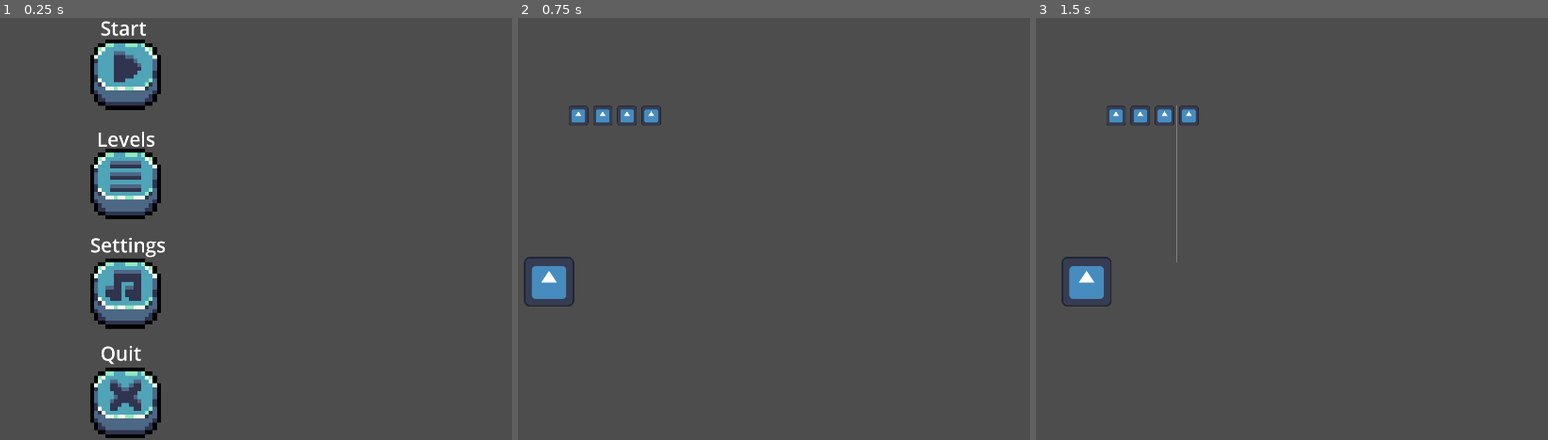
Above: before the commit, frames 1-3 (left to right).
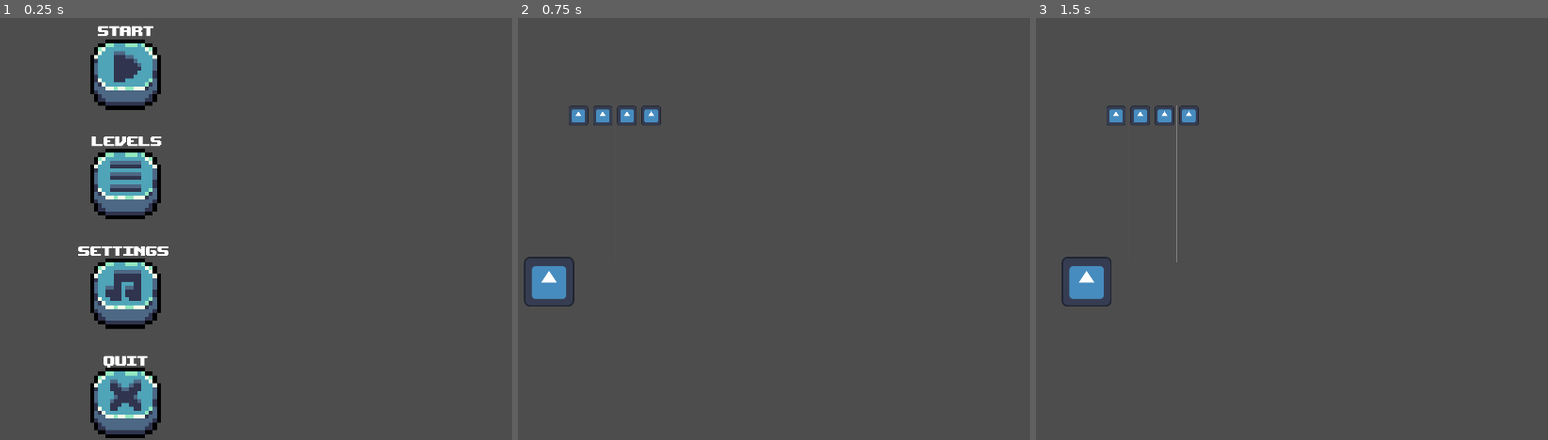
Above: after the commit, the same moments.

Repository: K0RIS/WinterMelonJam2023
Game: Godot game, scene res://assets/scenes/main_menu.tscn
Same seed, same stepped clock (60 frames per second), same inputs: the game is played once before the commit and once after it. The project has no main scene, so this scene is started directly. The engine's default icon, where the game draws it, is replaced by a stand-in: a white triangle on a blue panel in a dark square. Sound files missing from this copy of the repository are replaced by a short silence.
Inputs (mouse positions are in pixels of both pictures, inside the frame that each line leads up to):
- Up to frame 1 (0.25 s): no input
- Up to frame 2 (0.75 s): click (774, 72) at 0.5 s
- Up to frame 3 (1.5 s): tap Enter (ui_accept) at 1.25 s; hold D (move_right) from 1.28 s (still down)

The runs differ from the first frame. In frame 1, 1.1% of the frame differs, in the area x 15-33%, y 0-83%; in frame 2, nothing differs; in frame 3, nothing differs.

Commit message:
Font Changed

Diff:
--- a/assets/Crowd.gd
+++ b/assets/Crowd.gd
@@ -16,3 +16,15 @@
 	b.transform = $Hand/Position2D.global_transform
 	b.velocity = b.transform.x * muzzle_velocity
 	b.gravity = gravity
+
+
+
+func  StartTimer():
+
+	$Timer.start()
+
+func StopTimer():
+
+	$Timer.stop()
+func _on_timer_timeout():
+	shoot()
--- /dev/null
+++ b/assets/UiAsset/PixelFont.tres
@@ -0,0 +1,7 @@
+[gd_resource type="Theme" load_steps=2 format=3 uid="uid://derawnhnqgv8s"]
+
+[ext_resource type="FontFile" uid="uid://x6s63b14lemt" path="res://assets/UiAsset/upheavtt.ttf" id="1_hi7t3"]
+
+[resource]
+default_font = ExtResource("1_hi7t3")
+default_font_size = 27
--- a/assets/scenes/MeterUi.tscn
+++ b/assets/scenes/MeterUi.tscn
@@ -2,7 +2,7 @@
 
 [ext_resource type="Script" path="res://assets/scripts/MeterManager.gd" id="1_vkter"]
 [ext_resource type="Script" path="res://assets/scripts/SnakeMeter.gd" id="2_fug51"]
-[ext_resource type="Script" path="res://assets/scripts/CharmMeter2.gd" id="3_ujs7p"]
+[ext_resource type="Script" path="res://assets/scripts/CharmMeter.gd" id="3_ujs7p"]
 [ext_resource type="Script" path="res://assets/scripts/PlaceHolder.gd" id="4_672uf"]
 
 [node name="Meters" type="CanvasLayer"]
--- /dev/null
+++ b/assets/scenes/PixelFont.tres
@@ -0,0 +1,7 @@
+[gd_resource type="Theme" load_steps=2 format=3 uid="uid://chel21cide8ow"]
+
+[ext_resource type="FontFile" uid="uid://x6s63b14lemt" path="res://assets/UiAsset/upheavtt.ttf" id="1_tvtr7"]
+
+[resource]
+default_font = ExtResource("1_tvtr7")
+default_font_size = 27
--- a/assets/scenes/main_menu.tscn
+++ b/assets/scenes/main_menu.tscn
@@ -12,10 +12,14 @@
 [ext_resource type="Texture2D" uid="uid://veota7hst1lu" path="res://assets/UiAsset/cyan_pressed_square_1.png" id="7_mtyf8"]
 [ext_resource type="Texture2D" uid="uid://dplk4kucvjwiy" path="res://assets/UiAsset/cyan_square_3.png" id="7_yaxq6"]
 [ext_resource type="Texture2D" uid="uid://b6brbbhb8byv2" path="res://assets/UiAsset/cyan_pressed_square_2.png" id="8_3v8t0"]
+[ext_resource type="Theme" uid="uid://derawnhnqgv8s" path="res://assets/UiAsset/PixelFont.tres" id="10_hk0rq"]
+[ext_resource type="FontFile" uid="uid://x6s63b14lemt" path="res://assets/UiAsset/upheavtt.ttf" id="11_4embr"]
 [ext_resource type="AudioStream" uid="uid://c8pxyo87gn858" path="res://assets/sound/SoundEffects/click-menu-app-147357.mp3" id="13_annic"]
+[ext_resource type="Texture2D" uid="uid://b500vmsrqgkv" path="res://assets/UiAsset/green_right_slider.png" id="13_pornp"]
 [ext_resource type="Script" path="res://assets/scripts/Level Ui.gd" id="14_ncv2x"]
 
-[sub_resource type="StyleBoxTexture" id="StyleBoxTexture_o0cre"]
+[sub_resource type="Theme" id="Theme_gayxk"]
+default_font = ExtResource("11_4embr")
 
 [sub_resource type="Animation" id="Animation_scoy6"]
 length = 0.001
@@ -205,39 +209,43 @@
 
 [node name="Label" type="Label" parent="MainMenmuButtons"]
 layout_mode = 2
-offset_left = 869.0
-offset_top = -9.0
-offset_right = 987.0
-offset_bottom = 60.0
+offset_left = 862.0
+offset_top = 8.0
+offset_right = 1008.0
+offset_bottom = 77.0
+theme = ExtResource("10_hk0rq")
 theme_override_font_sizes/font_size = 50
 text = "Start"
 
 [node name="Label2" type="Label" parent="MainMenmuButtons"]
 layout_mode = 2
-offset_left = 860.0
-offset_top = 275.0
-offset_right = 1016.0
-offset_bottom = 344.0
+offset_left = 847.0
+offset_top = 290.0
+offset_right = 1027.0
+offset_bottom = 359.0
+theme = SubResource("Theme_gayxk")
 theme_override_font_sizes/font_size = 50
 text = "Levels"
 
+[node name="Label4" type="Label" parent="MainMenmuButtons"]
+layout_mode = 2
+offset_left = 877.0
+offset_top = 852.0
+offset_right = 993.0
+offset_bottom = 921.0
+theme = ExtResource("10_hk0rq")
+theme_override_font_sizes/font_size = 50
+text = "Quit"
+
 [node name="Label3" type="Label" parent="MainMenmuButtons"]
 layout_mode = 2
-offset_left = 843.0
-offset_top = 546.0
-offset_right = 1037.0
-offset_bottom = 615.0
+offset_left = 813.0
+offset_top = 571.0
+offset_right = 1047.0
+offset_bottom = 640.0
+theme = ExtResource("10_hk0rq")
 theme_override_font_sizes/font_size = 50
 text = "Settings"
-
-[node name="Label4" type="Label" parent="MainMenmuButtons"]
-layout_mode = 2
-offset_left = 869.0
-offset_top = 823.0
-offset_right = 984.0
-offset_bottom = 892.0
-theme_override_font_sizes/font_size = 50
-text = "Quit"
 
 [node name="Settings Ui" type="Control" parent="."]
 visible = false
@@ -278,30 +286,42 @@
 anchors_preset = 15
 anchor_right = 1.0
 anchor_bottom = 1.0
-offset_left = 373.0
-offset_top = 185.0
-offset_right = -487.0
-offset_bottom = -778.0
-grow_horizontal = 2
-grow_vertical = 2
+offset_left = 279.0
+offset_top = 165.0
+offset_right = -1236.0
+offset_bottom = -798.0
+grow_horizontal = 2
+grow_vertical = 2
+scale = Vector2(3, 3)
 
 [node name="Label" type="Label" parent="Settings Ui/VBoxContainer"]
 layout_mode = 2
+theme = ExtResource("10_hk0rq")
 text = "Music"
 
 [node name="Music" type="HSlider" parent="Settings Ui/VBoxContainer"]
-layout_mode = 2
-theme_override_styles/grabber_area_highlight = SubResource("StyleBoxTexture_o0cre")
+texture_filter = 1
+layout_mode = 2
+theme_override_icons/grabber = ExtResource("13_pornp")
+theme_override_icons/grabber_highlight = ExtResource("13_pornp")
+theme_override_icons/tick = ExtResource("13_pornp")
 min_value = -30.0
 max_value = 0.0
 
 [node name="Sound" type="Label" parent="Settings Ui/VBoxContainer"]
 layout_mode = 2
+theme = ExtResource("10_hk0rq")
 text = "VFX"
 
 [node name="Music2" type="HSlider" parent="Settings Ui/VBoxContainer"]
 layout_mode = 2
-theme_override_styles/grabber_area_highlight = SubResource("StyleBoxTexture_o0cre")
+theme_override_icons/grabber = ExtResource("13_pornp")
+theme_override_icons/grabber_highlight = ExtResource("13_pornp")
+theme_override_icons/grabber_disabled = ExtResource("13_pornp")
+theme_override_icons/tick = ExtResource("13_pornp")
+min_value = -30.0
+max_value = -2.0
+value = -2.0
 
 [node name="AnimationPlayer" type="AnimationPlayer" parent="."]
 libraries = {
@@ -310,6 +330,8 @@
 
 [node name="AudioStreamPlayer" type="AudioStreamPlayer" parent="."]
 stream = ExtResource("13_annic")
+pitch_scale = 0.95
+bus = &"VFX"
 
 [node name="Level Ui" type="Control" parent="."]
 visible = false
@@ -345,28 +367,34 @@
 stretch_mode = 4
 metadata/_edit_group_ = true
 
-[node name="MainButtons" type="VBoxContainer" parent="Level Ui"]
+[node name="Label" type="Label" parent="Level Ui"]
 layout_mode = 2
 offset_left = 818.0
 offset_top = 149.0
-offset_right = 986.0
-offset_bottom = 556.0
-theme_override_constants/separation = 150
-metadata/_edit_group_ = true
-
-[node name="Label" type="Label" parent="Level Ui/MainButtons"]
-layout_mode = 2
+offset_right = 1047.0
+offset_bottom = 195.0
+theme = ExtResource("10_hk0rq")
 theme_override_font_sizes/font_size = 50
 text = "Level 1
 "
 
-[node name="Label2" type="Label" parent="Level Ui/MainButtons"]
-layout_mode = 2
+[node name="Label2" type="Label" parent="Level Ui"]
+layout_mode = 2
+offset_left = 807.0
+offset_top = 359.0
+offset_right = 1023.0
+offset_bottom = 428.0
+theme = ExtResource("10_hk0rq")
 theme_override_font_sizes/font_size = 50
 text = "Level 2"
 
-[node name="Label3" type="Label" parent="Level Ui/MainButtons"]
-layout_mode = 2
+[node name="Label3" type="Label" parent="Level Ui"]
+layout_mode = 2
+offset_left = 807.0
+offset_top = 586.0
+offset_right = 1037.0
+offset_bottom = 655.0
+theme = ExtResource("10_hk0rq")
 theme_override_font_sizes/font_size = 50
 text = "Level 3"
 
@@ -375,10 +403,10 @@
 anchors_preset = 15
 anchor_right = 1.0
 anchor_bottom = 1.0
-offset_left = 805.0
-offset_top = 208.0
-offset_right = -1097.0
-offset_bottom = -810.0
+offset_left = 807.0
+offset_top = 186.0
+offset_right = -1095.0
+offset_bottom = -832.0
 grow_horizontal = 2
 grow_vertical = 2
 scale = Vector2(10, 10)
@@ -416,6 +444,7 @@
 [connection signal="button_down" from="Settings Ui/Back" to="." method="SoundEffect"]
 [connection signal="pressed" from="Settings Ui/Back" to="." method="_on_back_pressed"]
 [connection signal="value_changed" from="Settings Ui/VBoxContainer/Music" to="Settings Ui" method="_on_music_value_changed"]
+[connection signal="value_changed" from="Settings Ui/VBoxContainer/Music2" to="Settings Ui" method="_on_music_2_value_changed"]
 [connection signal="button_down" from="Level Ui/Back" to="." method="SoundEffect"]
 [connection signal="pressed" from="Level Ui/Back" to="." method="_on_back_pressed"]
 [connection signal="button_down" from="Level Ui/VBoxContainer/level1" to="." method="SoundEffect"]
--- a/assets/scenes/rock.tscn
+++ b/assets/scenes/rock.tscn
@@ -20,4 +20,9 @@
 [node name="Sprite2D" type="Sprite2D" parent="."]
 texture = ExtResource("3_udtbt")
 
+[node name="Timer" type="Timer" parent="."]
+wait_time = 3.0
+autostart = true
+
 [connection signal="area_shape_entered" from="Area2D" to="." method="_on_area_2d_area_shape_entered"]
+[connection signal="timeout" from="Timer" to="." method="_on_timer_timeout"]
--- /dev/null
+++ b/assets/scenes/rock_thrower.tscn
@@ -0,0 +1,14 @@
+[gd_scene load_steps=3 format=3 uid="uid://dqwg4678k7u0u"]
+
+[ext_resource type="Script" path="res://assets/Crowd.gd" id="1_0ww7j"]
+[ext_resource type="PackedScene" uid="uid://dms01mahnn4ma" path="res://assets/scenes/rock.tscn" id="2_lf18x"]
+
+[node name="RockThrower" type="Node2D"]
+script = ExtResource("1_0ww7j")
+Rock = ExtResource("2_lf18x")
+
+[node name="Marker2D" type="Marker2D" parent="."]
+
+[node name="Timer" type="Timer" parent="."]
+
+[connection signal="timeout" from="Timer" to="." method="_on_timer_timeout"]
--- a/assets/scripts/Settings Ui.gd
+++ b/assets/scripts/Settings Ui.gd
@@ -2,7 +2,7 @@
 
 
 var master_Bus = AudioServer.get_bus_index("Master")
-
+var VFX_Bus = AudioServer.get_bus_index("VFX")
 
 
 
@@ -13,3 +13,11 @@
 		AudioServer.set_bus_mute(master_Bus,true)
 	else:
 		AudioServer.set_bus_mute(master_Bus,false)
+
+
+func _on_music_2_value_changed(value):
+	AudioServer.set_bus_volume_db(VFX_Bus,value)
+	if value == -30:
+		AudioServer.set_bus_mute(VFX_Bus,true)
+	else:
+		AudioServer.set_bus_mute(VFX_Bus,false)
--- a/assets/scripts/rock.gd
+++ b/assets/scripts/rock.gd
@@ -16,4 +16,8 @@
 
 
 func _on_area_2d_area_shape_entered(area_rid, area, area_shape_index, local_shape_index):
-	pass # Replace with function body.
+	print("Player Got hit")
+
+
+func _on_timer_timeout():
+	queue_free()
--- a/default_bus_layout.tres
+++ b/default_bus_layout.tres
@@ -1,7 +1,7 @@
-[gd_resource type="AudioBusLayout" format=3 uid="uid://dqabj3be4vvds"]
+[gd_resource type="AudioBusLayout" format=3 uid="uid://csneh3psp45wr"]
 
 [resource]
-bus/1/name = &"VfX"
+bus/1/name = &"VFX"
 bus/1/solo = false
 bus/1/mute = false
 bus/1/bypass_fx = false
Binary file added: assets/UiAsset/Fonts_Sheet.png
Not shown, added: assets/UiAsset/Fonts_Sheet.png.import
Binary file added: assets/UiAsset/upheavtt.ttf
Not shown, added: assets/UiAsset/upheavtt.ttf.import
Not shown: 1 places in assets/scenes/main_menu.tscn that only renumber resources
Renamed: assets/scripts/CharmMeter2.gd -> assets/scripts/CharmMeter.gd
